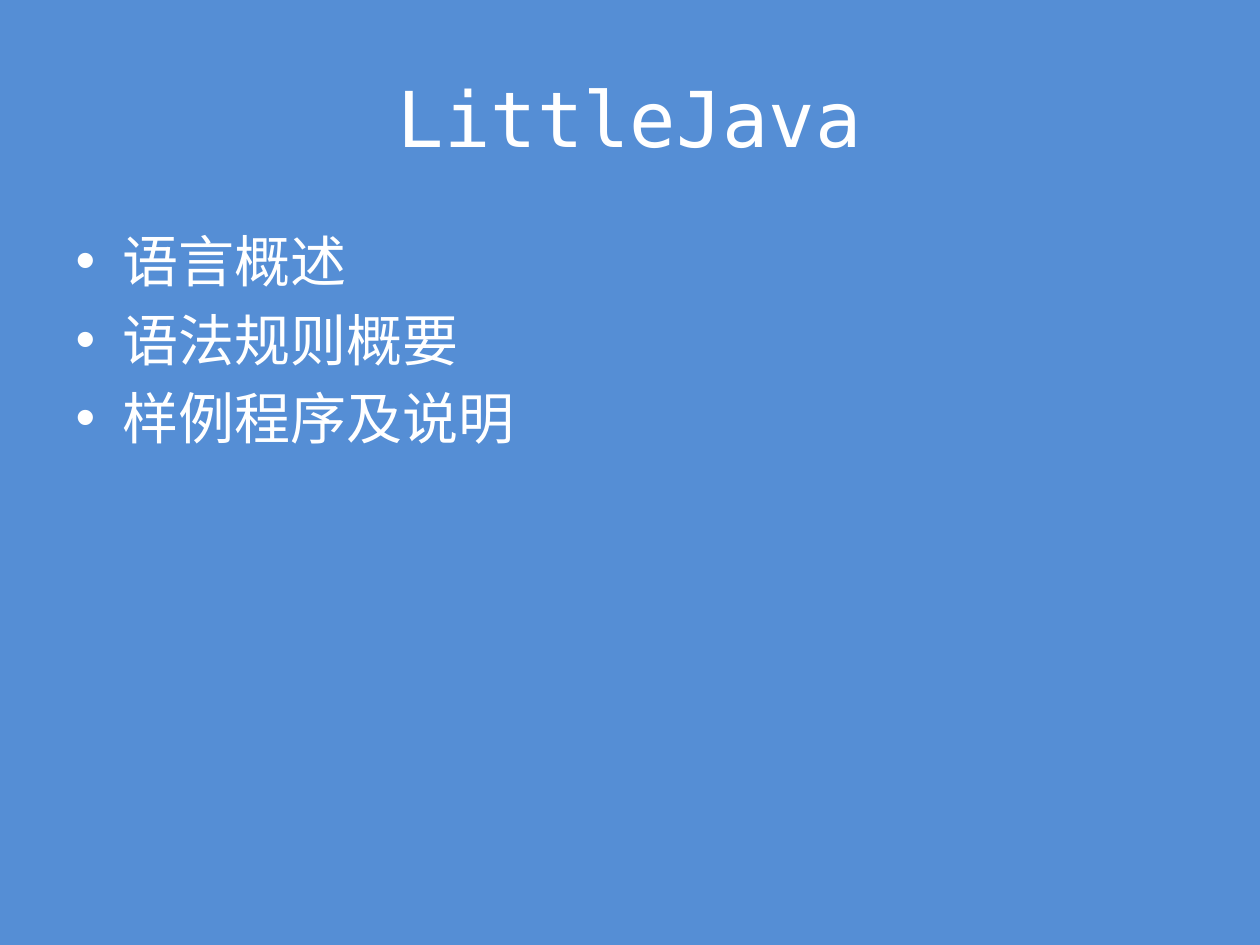
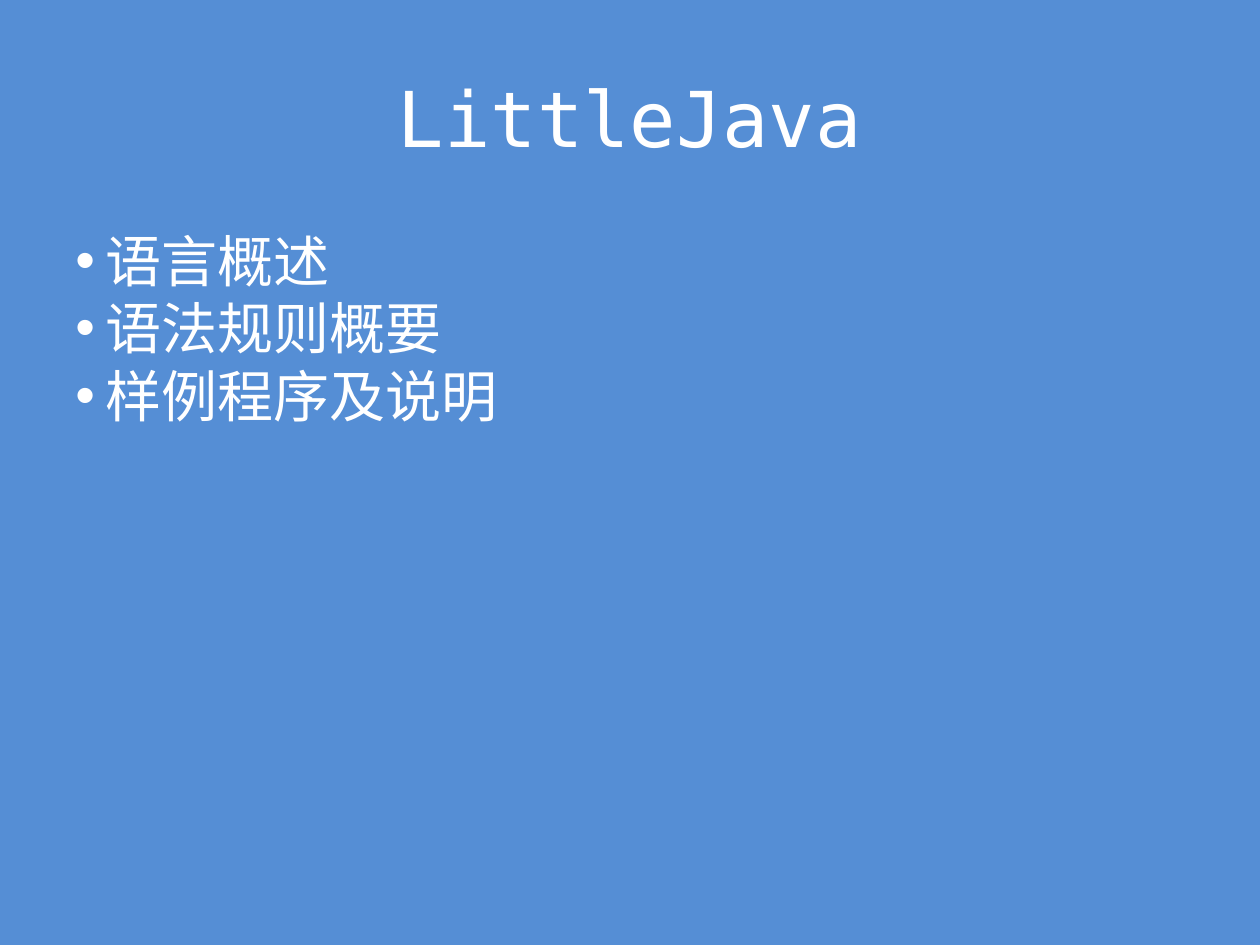
Before and after one commit to lilolelalu/jacc, a slide deck: slide 1 of submit/LittleJava语言简介.pptx. Drawn at 1260x945 pixels with LibreOffice and Linux fonts; fonts in the diff are those of the drawing. Boxes give left, top, right and bottom in pixels: in the first picture for what was removed or moved away, otherwise in the second. Text is boxed around its words. In the diff, an @@ line names an element or a change of style, - is before the commit and + after.

```diff
--- a/submit/LittleJava语言简介.pptx
+++ b/submit/LittleJava语言简介.pptx
@@ text "语言概述" at bbox=[105, 235, 497, 422]: indent changed; less space between paragraphs @@
```
Also in this commit, not shown: 4 other slides changed.
